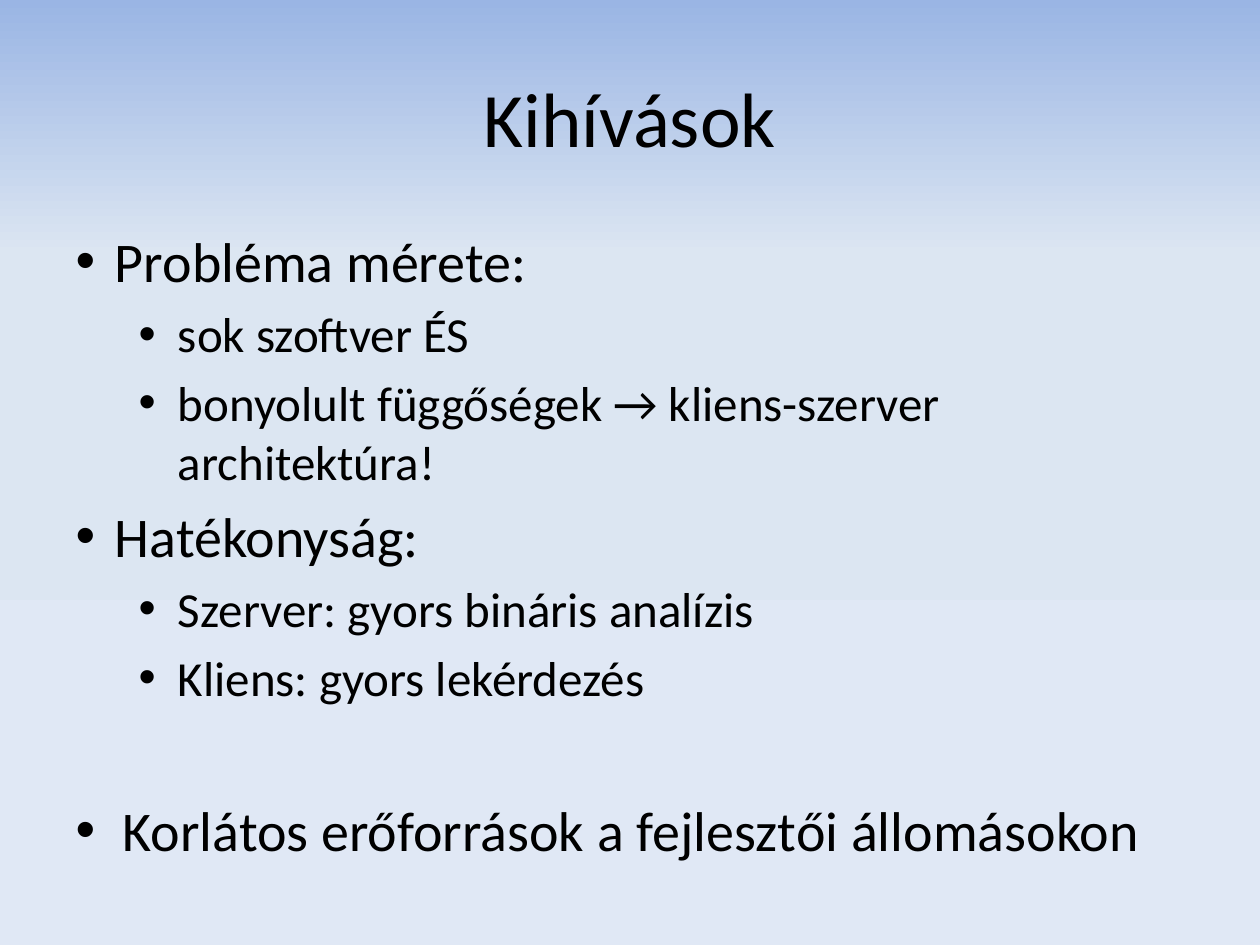
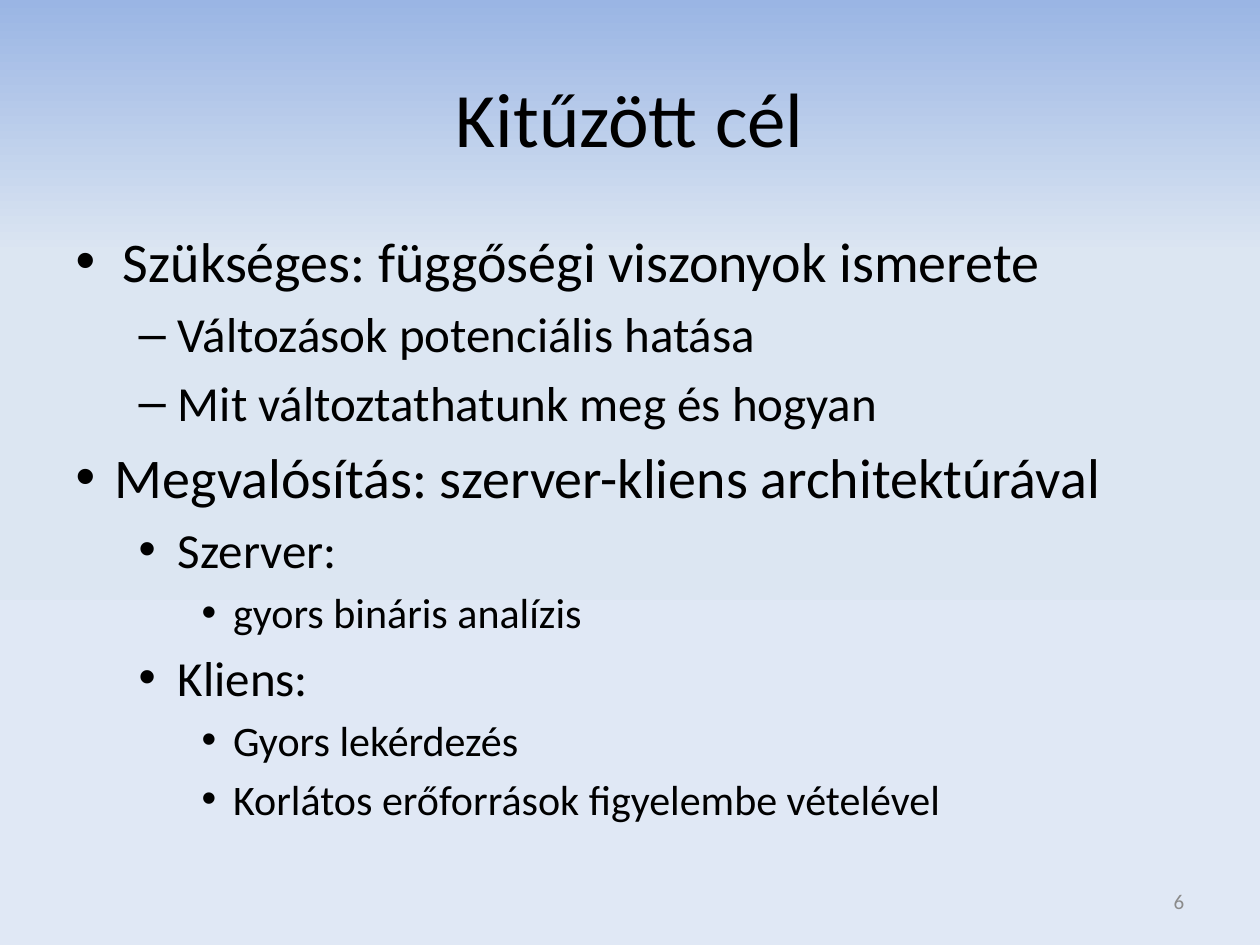
Before and after one commit to donat/incquery-deps, a slide deck: slide 6 of incquery-deps-documentation/presentation/tdk_pres_hu_v2.pptx (slide 5 before the commit). Drawn at 1260x945 pixels with LibreOffice and Linux fonts; fonts in the diff are those of the drawing. Boxes give left, top, right and bottom in pixels: in the first picture for what was removed or moved away, otherwise in the second. Text is boxed around its words. In the diff, an @@ line names an element or a change of style, - is before the commit and + after.

```diff
--- a/incquery-deps-documentation/presentation/tdk_pres_hu_v2.pptx
+++ b/incquery-deps-documentation/presentation/tdk_pres_hu_v2.pptx
@@ title at (456, 93, 803, 148): text changed @@
-Kihívások
+Kitűzött cél
@@ text at (115, 243, 1100, 823): text changed; size 28 to 32 pt @@
-• Probléma mérete:
-  • sok szoftver ÉS
-  • bonyolult függőségek → kliens-szerver architektúra!
-• Hatékonyság:
-  • Szerver: gyors bináris analízis
-  • Kliens: gyors lekérdezés
-• Korlátos erőforrások a fejlesztői állomásokon
+• Szükséges: függőségi viszonyok ismerete
+  – Változások potenciális hatása
+  – Mit változtathatunk meg és hogyan
+• Megvalósítás: szerver-kliens architektúrával
+  • Szerver:
+    • gyors bináris analízis
+  • Kliens:
+    • Gyors lekérdezés
+    • Korlátos erőforrások figyelembe vételével
@@ page number added at (1174, 895, 1185, 909), 12 pt, text #8C8C8C @@
+6
```
Also in this commit, not shown: 19 other slides changed, 2 slides added, 1 slide removed.
